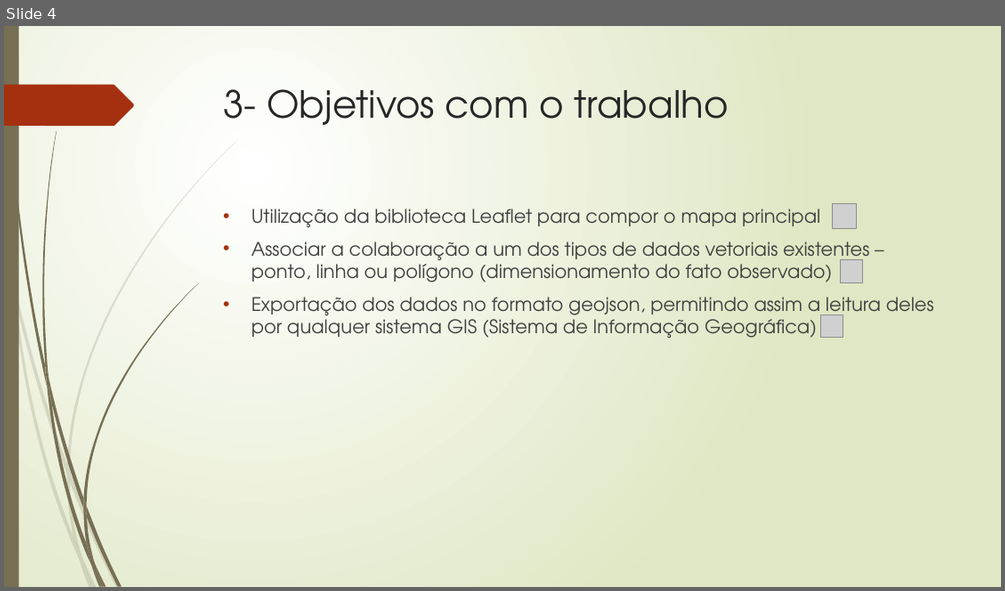
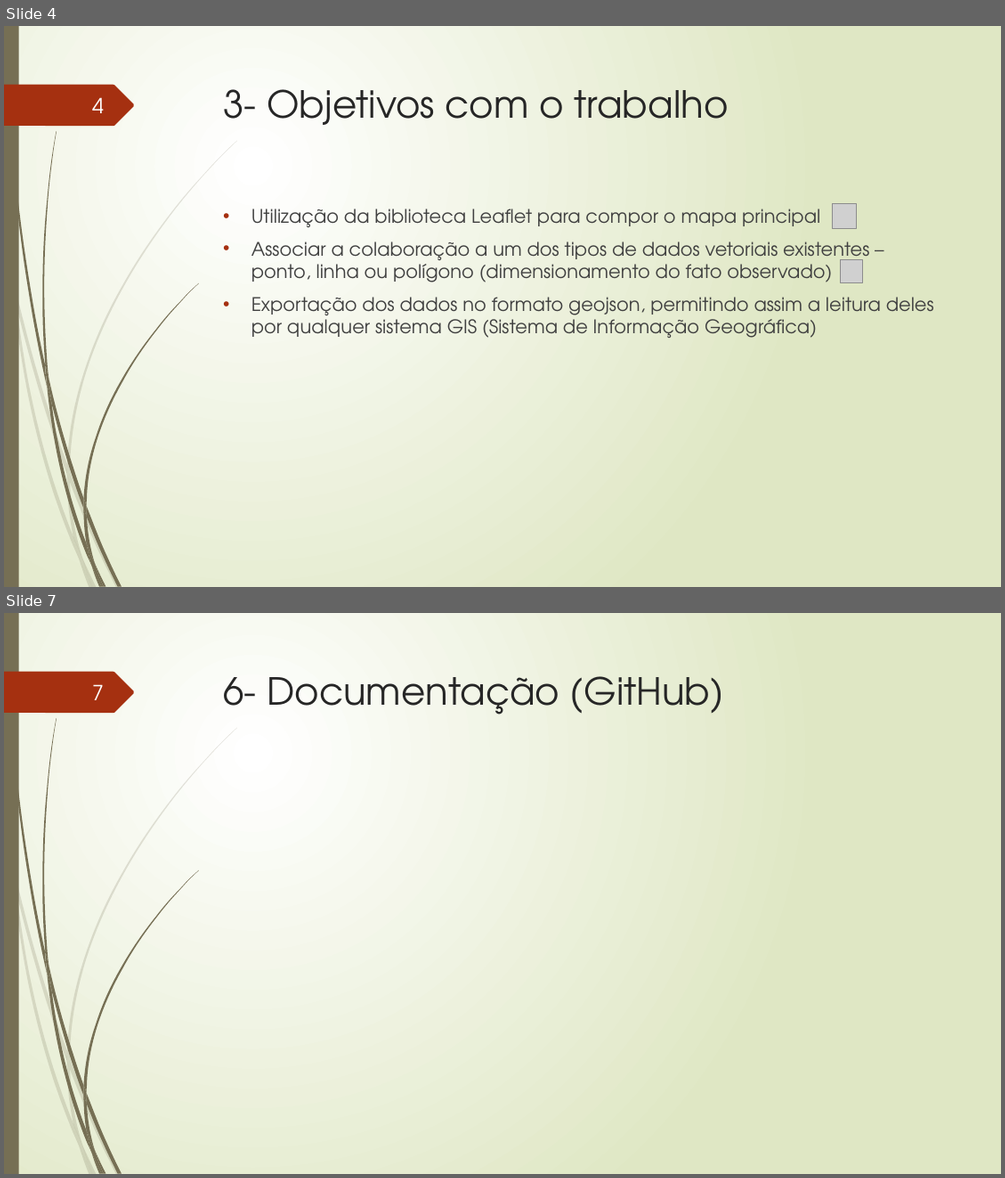
Before and after one commit to TavaresCarlos/TCC, a slide deck: apresentação-do-sistema/apresentação-02.pptx. Shown one above the other, each under a label of ours: slide 4 before the commit, slides 4 and 7 after it; the slides between them are not shown. The pictures are 1005x591 and 1005x1178 pixels, drawn with LibreOffice and Linux fonts; fonts in the diff are those of the drawing; grey boxes stand for pictures. Boxes give left, top, right and bottom in pixels: in the first picture for what was removed or moved away, otherwise in the second. Text is boxed around its words. In the diff, an @@ line names an element or a change of style, - is before the commit and + after.

```diff
--- a/apresentação-do-sistema/apresentação-02.pptx
+++ b/apresentação-do-sistema/apresentação-02.pptx
@@ slide 7 added at (x1=4, y1=613, x2=1001, y2=1174), background gradient #FFFFFF to #DFE8C4; not listed: 24 template elements that a slide beside it also shows @@
@@ page number added at (x1=92, y1=684, x2=104, y2=700), 20 pt, text #FEFFFF @@
+7
@@ title added at (x1=224, y1=676, x2=724, y2=714), 36 pt, text #262626 @@
+6- Documentação (GitHub)
@@ slide 4 changed as well @@
@@ page number added at (x1=92, y1=97, x2=104, y2=113), 20 pt, text #FEFFFF @@
+4
@@ picture removed at (x1=821, y1=314, x2=843, y2=338) @@
```
Also in this commit, not shown: 5 other slides changed, 2 other slides added, 1 slide removed, 3 other files.
